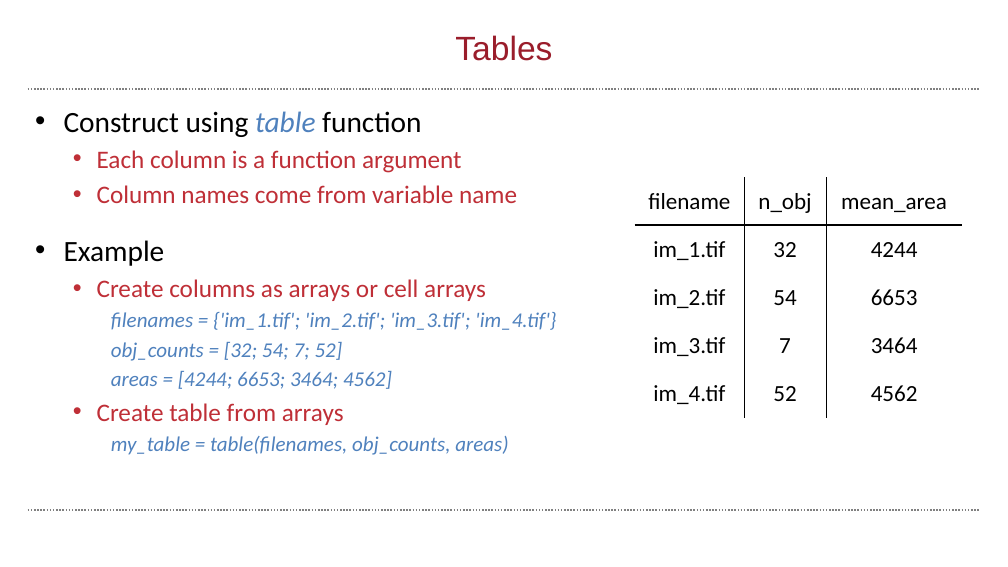
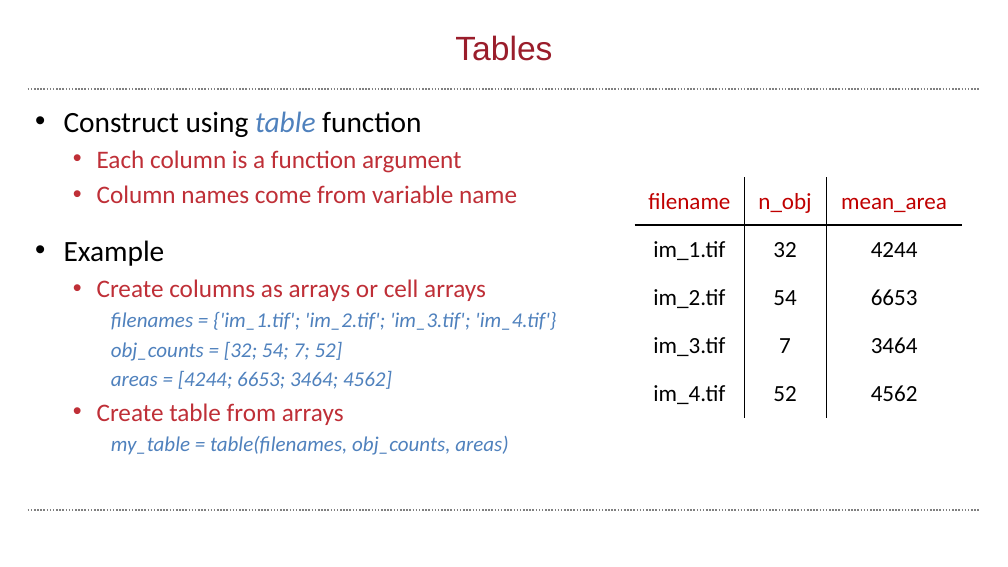
Before and after one commit to wbif-bristol/MATLAB-course, a slide deck: slide 33 of Session 3 - Advanced data structures/MATLAB Session 3.pptx. Drawn at 1008x567 pixels with LibreOffice and Linux fonts; fonts in the diff are those of the drawing; background and template pictures are left out. Boxes give left, top, right and bottom in pixels: in the first picture for what was removed or moved away, otherwise in the second. Text is boxed around its words. In the diff, an @@ line names an element or a change of style, - is before the commit and + after.

```diff
--- a/Session 3 - Advanced data structures/MATLAB Session 3.pptx
+++ b/Session 3 - Advanced data structures/MATLAB Session 3.pptx
@@ table at (635,178,963,418) @@
@@ text colour #000000 to #C00000 in "filename", "n_obj", "mean_area" @@
```
Also in this commit, not shown: 10 other slides changed, 1 slide added, 1 slide removed, 9 other files.
